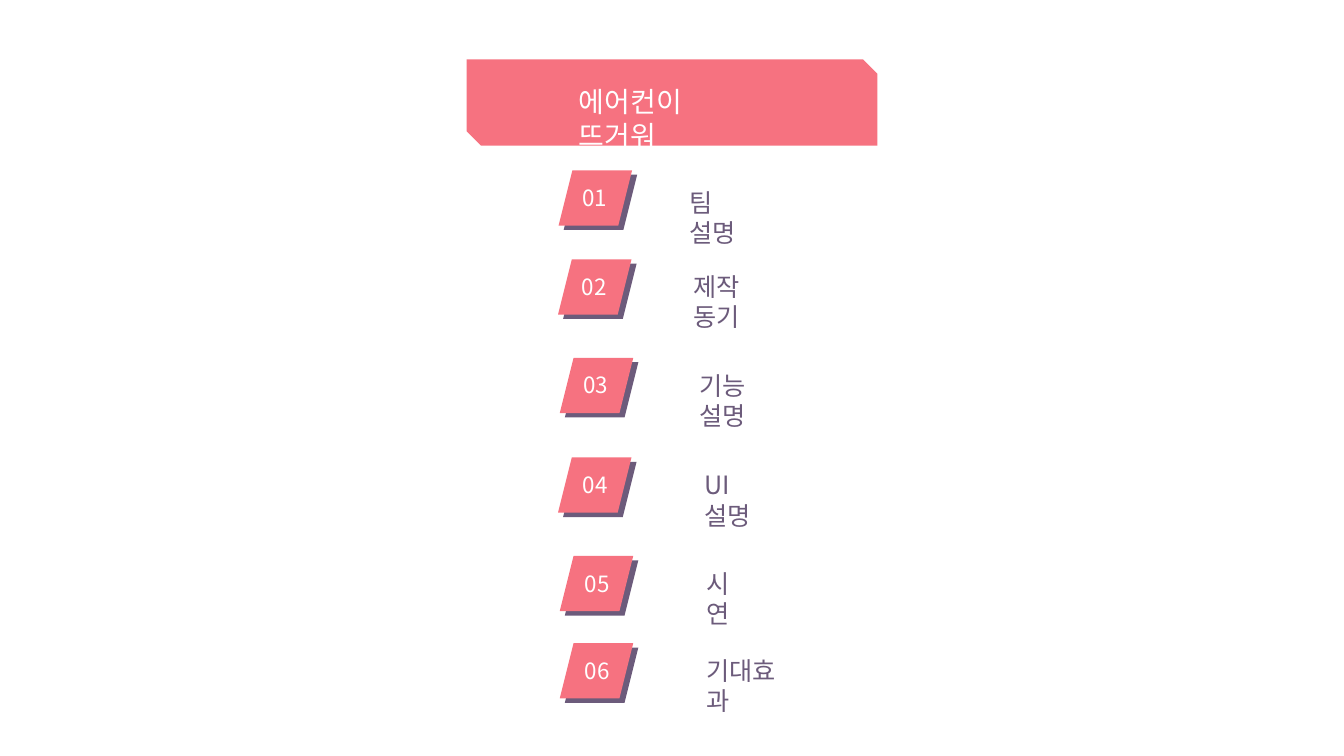
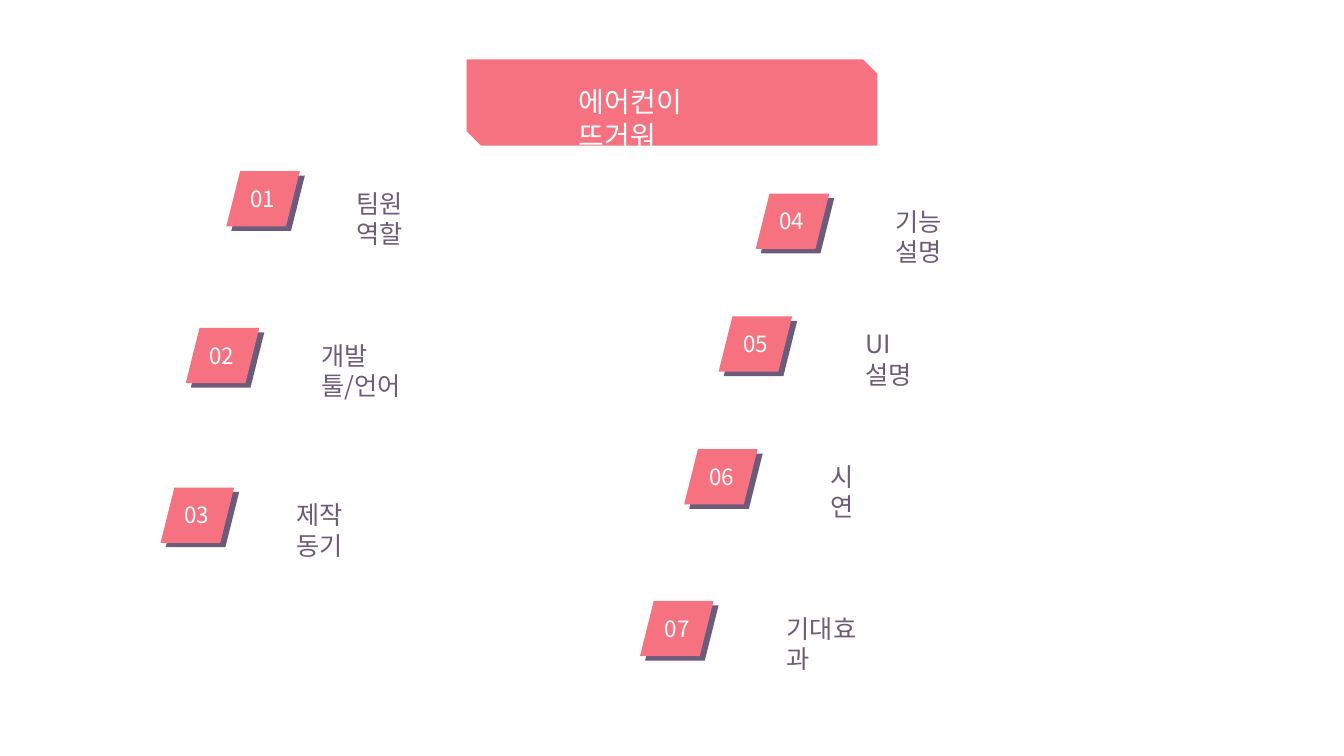
Before and after one commit to dgsw-2019-hackathon/J_B_H_AirConditioner, a slide deck: slide 2 of pptFile/ppt.pptx. Drawn at 1344x756 pixels with LibreOffice and Linux fonts; fonts in the diff are those of the drawing. Boxes give left, top, right and bottom in pixels: in the first picture for what was removed or moved away, otherwise in the second. Text is boxed around its words. In the diff, an @@ line names an element or a change of style, - is before the commit and + after.

```diff
--- a/pptFile/ppt.pptx
+++ b/pptFile/ppt.pptx
@@ parallelogram: place and size @@
-parallelogram at <box>559,170,632,226</box>
+parallelogram at <box>227,171,300,227</box>
@@ parallelogram: place and size @@
-parallelogram at <box>564,174,637,230</box>
+parallelogram at <box>232,175,306,231</box>
@@ text "01": place and size @@
-text "01" at <box>582,189,607,206</box>
+text "01" at <box>250,190,275,207</box>
@@ text at <box>357,192,403,245</box>: text changed @@
-팀 설명
+팀원 역할
@@ 2 parallelograms, 1 text: place and size @@
-2 parallelograms, 1 text at <box>560,358,746,427</box>
+2 parallelograms, 1 text at <box>756,194,941,263</box>
@@ text "04": place and size @@
-text "04" at <box>583,476,608,493</box>
+text "04" at <box>779,212,804,229</box>
@@ parallelogram added at <box>186,328,259,383</box>, fill #F67280 @@
@@ 2 parallelograms, 1 text: place and size @@
-2 parallelograms, 1 text at <box>559,458,751,527</box>
+2 parallelograms, 1 text at <box>719,317,911,386</box>
@@ text "05": place and size @@
-text "05" at <box>585,575,610,592</box>
+text "05" at <box>744,335,769,352</box>
@@ parallelogram added at <box>191,333,264,388</box>, fill #6C5B7B @@
@@ text "02": place and size @@
-text "02" at <box>582,278,607,295</box>
+text "02" at <box>210,347,235,364</box>
@@ text added at <box>321,344,400,400</box>, 18 pt, text #6C5B7B @@
+개발 툴/언어
@@ 2 parallelograms, 1 text: place and size @@
-2 parallelograms, 1 text at <box>560,557,729,625</box>
+2 parallelograms, 1 text at <box>685,450,854,518</box>
@@ text "06": place and size @@
-text "06" at <box>585,662,610,679</box>
+text "06" at <box>709,468,734,485</box>
@@ 2 parallelograms, 1 text: place and size @@
-2 parallelograms, 1 text at <box>559,259,740,328</box>
+2 parallelograms, 1 text at <box>160,488,342,557</box>
@@ text "03": place and size @@
-text "03" at <box>584,376,609,393</box>
+text "03" at <box>184,506,209,523</box>
@@ 2 parallelograms, 1 text: place and size @@
-2 parallelograms, 1 text at <box>560,643,776,712</box>
+2 parallelograms, 1 text at <box>640,601,857,670</box>
@@ text added at <box>665,620,690,637</box>, 16 pt, text #FFFFFF @@
+07
```
Also in this commit, not shown: 13 other slides changed, 15 slides added, 6 slides removed.
